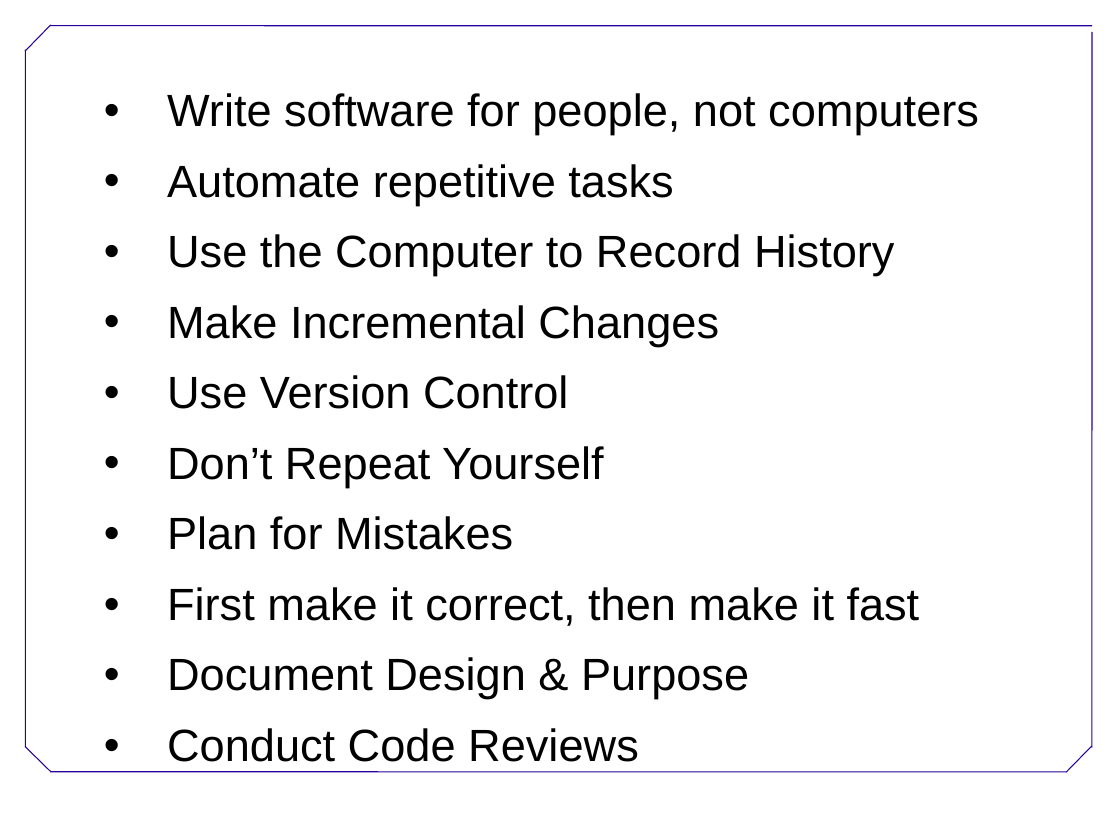
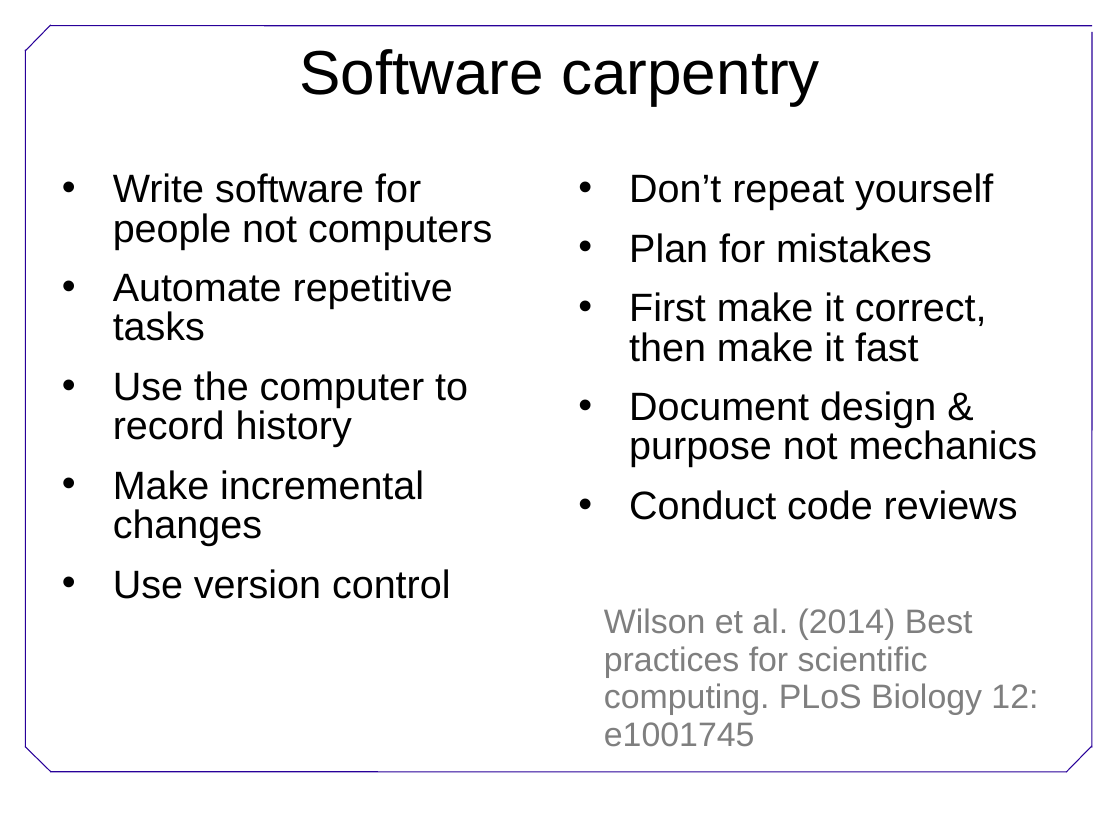
Before and after one commit to swcarpentry/DEPRECATED-boot-camps, a slide deck: slide 6 of BestPractices.ppt (slide 10 before the commit). Drawn at 1120x840 pixels with LibreOffice and Linux fonts; fonts in the diff are those of the drawing; background and template pictures are left out. Boxes give left, top, right and bottom in pixels: in the first picture for what was removed or moved away, otherwise in the second. Text is boxed around its words. In the diff, an @@ line names an element or a change of style, - is before the commit and + after.

```diff
--- a/BestPractices.ppt
+++ b/BestPractices.ppt
@@ title added at [299,49,820,105], 44 pt, text #000000 @@
+Software carpentry
@@ text "Write software for people not ...": place and size @@
-text "Write software for people not ..." at [167,93,979,699]
+text "Write software for people not ..." at [113,173,492,599]
@@ text at [113,173,492,249]: text changed; size 32 to 28 pt @@
-• Write software for people, not computers
+• Write software for people not computers
@@ text added at [629,173,1038,520], 28 pt, text #000000 @@
+• Don’t repeat yourself
+• Plan for mistakes
+• First make it correct, then make it fast
+• Document design & purpose not mechanics
+• Conduct code reviews
@@ text at [113,272,453,341]: size 32 to 28 pt in "Automate repetitive tasks"; indent changed; line spacing 0.93 to 0.83 @@
@@ text at [113,371,468,599]: text changed; size 32 to 28 pt @@
-• Use the Computer to Record History
-• Make Incremental Changes
-• Use Version Control
-• Don’t Repeat Yourself
-• Plan for Mistakes
-• First make it correct, then make it fast
-• Document Design & Purpose
-• Conduct Code Reviews
+• Use the computer to record history
+• Make incremental changes
+• Use version control
@@ text added at [604,608,1038,747], 24 pt, text #7F7F7F @@
+Wilson et al. (2014) Best practices for scientific computing. PLoS Biology 12: e1001745
```
Also in this commit, not shown: 5 other slides changed, 2 slides added, 7 slides removed, 2 other files.
